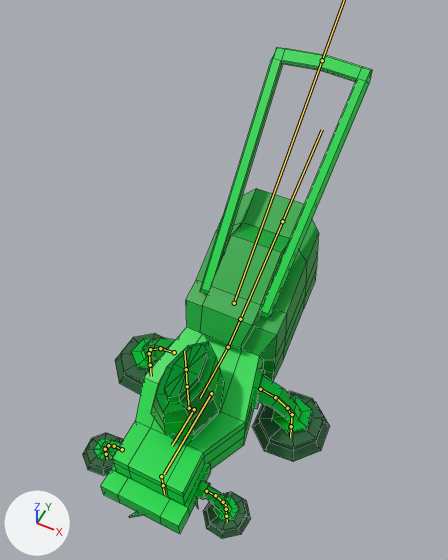
A saved change to the FBX model RockPaperScissorsPlaneProject/Assets/FBXs/Lawnmower.fbx.
Before and after are seen from a 50 mm lens placed at (3.74, -6.05, 12.69), pointed at (-0.19, 1.82, 2.86). Every picture has the same lights, and +X, +Y and +Z are marked at lower left. Both versions are drawn at frame 30 of the action 'LawnmowerRig|LawnmowerBladeRotation'; the numbers are the values there. The bones that bend it are drawn over the model as lines. Mesh edges are drawn as thin lines.

Objects in the first picture: 'Lawnmower'.
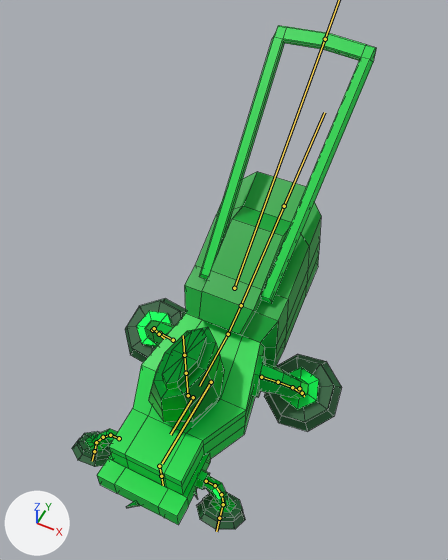
What changed in the scene script:
```text
Change bone_bone:
    where bone_bone = bpy.data.objects['LawnmowerRig'].pose.bones['Bone']
    bone_bone.location: (0.0, 0.0, -0.5) -> (0.0, 0.0, 0.0)
Change bone_legback_l:
    where bone_legback_l = bpy.data.objects['LawnmowerRig'].pose.bones['LegBack.L']  # child of 'BaseEngine'
    bone_legback_l.rotation_quaternion: (1.0, -0.001, 0.0, 0.013) -> (0.975, -0.103, 0.193, 0.032)  # degrees (0, 0, 1) -> degrees (-12, 22, 1)
Change bone_wheelback_l:
    where bone_wheelback_l = bpy.data.objects['LawnmowerRig'].pose.bones['WheelBack.L']  # child of 'LegBack.L.002'
    bone_wheelback_l.rotation_quaternion: (0.027, 0.0, 1.0, -0.015) -> (1.0, 0.0, 0.0, 0.0)  # degrees (2, 177, 0) -> degrees (0, 0, 0)
Change bone_legback_r:
    where bone_legback_r = bpy.data.objects['LawnmowerRig'].pose.bones['LegBack.R']  # child of 'BaseEngine'
    bone_legback_r.rotation_quaternion: (1.0, 0.0, 0.0, -0.012) -> (0.976, -0.096, -0.194, -0.03)  # degrees (0, 0, -1) -> degrees (-11, -23, -1)
Change bone_wheelback_r:
    where bone_wheelback_r = bpy.data.objects['LawnmowerRig'].pose.bones['WheelBack.R']  # child of 'LegBack.R.002'
    bone_wheelback_r.rotation_quaternion: (0.027, 0.0, -1.0, -0.015) -> (1.0, 0.0, 0.0, 0.0)  # degrees (-2, -177, 0) -> degrees (0, 0, 0)
Change bone_legfront_r:
    where bone_legfront_r = bpy.data.objects['LawnmowerRig'].pose.bones['LegFront.R']  # child of 'Bone'
    bone_legfront_r.rotation_quaternion: (1.0, 0.0, 0.0, -0.011) -> (0.964, 0.017, 0.266, -0.026)  # degrees (0, 0, -1) -> degrees (1, 31, -3)
Change bone_wheelfront_r:
    where bone_wheelfront_r = bpy.data.objects['LawnmowerRig'].pose.bones['WheelFront.R']  # child of 'LegFront.R.002'
    bone_wheelfront_r.rotation_quaternion: (0.027, 0.0, -1.0, -0.015) -> (1.0, 0.0, 0.0, 0.0)  # degrees (-2, -177, 0) -> degrees (0, 0, 0)
Change bone_legfront_l:
    where bone_legfront_l = bpy.data.objects['LawnmowerRig'].pose.bones['LegFront.L']  # child of 'Bone'
    bone_legfront_l.rotation_quaternion: (1.0, 0.0, 0.0, 0.013) -> (0.964, 0.017, -0.266, 0.026)  # degrees (0, 0, 1) -> degrees (1, -31, 3)
Change bone_wheelfront_l:
    where bone_wheelfront_l = bpy.data.objects['LawnmowerRig'].pose.bones['WheelFront.L']  # child of 'LegFront.L.002'
    bone_wheelfront_l.location: (0.0, 0.02, 0.0) -> (0.0, 0.0, 0.0)
    bone_wheelfront_l.rotation_quaternion: (0.027, 0.0, 1.0, -0.015) -> (1.0, 0.0, 0.0, 0.0)  # degrees (2, 177, 0) -> degrees (0, 0, 0)
```

Changed parts and their boxes [x1, y1, x2, y2] in the pictures (448 x 560 px):
'Lawnmower', posed
    before: [82, 47, 372, 539]
    after: [72, 26, 376, 529]
bone 'Bone', root to tip
    before: (211, 393) to (164, 474)
    after: (211, 382) to (162, 463)
bone 'LegBack.L', root to tip
    before: (260, 389) to (275, 397)
    after: (261, 377) to (278, 382)
bone 'WheelBack.L', root to tip
    before: (292, 414) to (291, 426)
    after: (299, 388) to (302, 393)
bone 'LegBack.R', root to tip
    before: (174, 352) to (160, 348)
    after: (173, 340) to (160, 333)
bone 'WheelBack.R', root to tip
    before: (149, 353) to (150, 365)
    after: (154, 328) to (159, 334)
bone 'LegFront.R', root to tip
    before: (122, 449) to (114, 446)
    after: (119, 438) to (110, 435)
bone 'WheelFront.R', root to tip
    before: (105, 449) to (106, 454)
    after: (96, 442) to (94, 451)
bone 'LegFront.L', root to tip
    before: (206, 491) to (215, 495)
    after: (206, 481) to (215, 485)
bone 'WheelFront.L', root to tip
    before: (226, 509) to (226, 516)
    after: (223, 504) to (219, 518)
